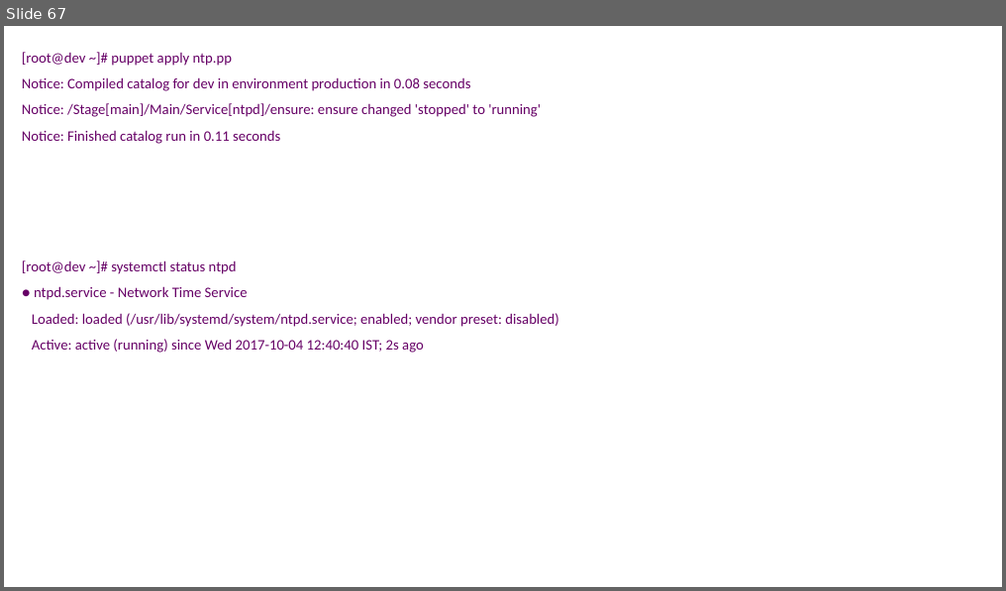
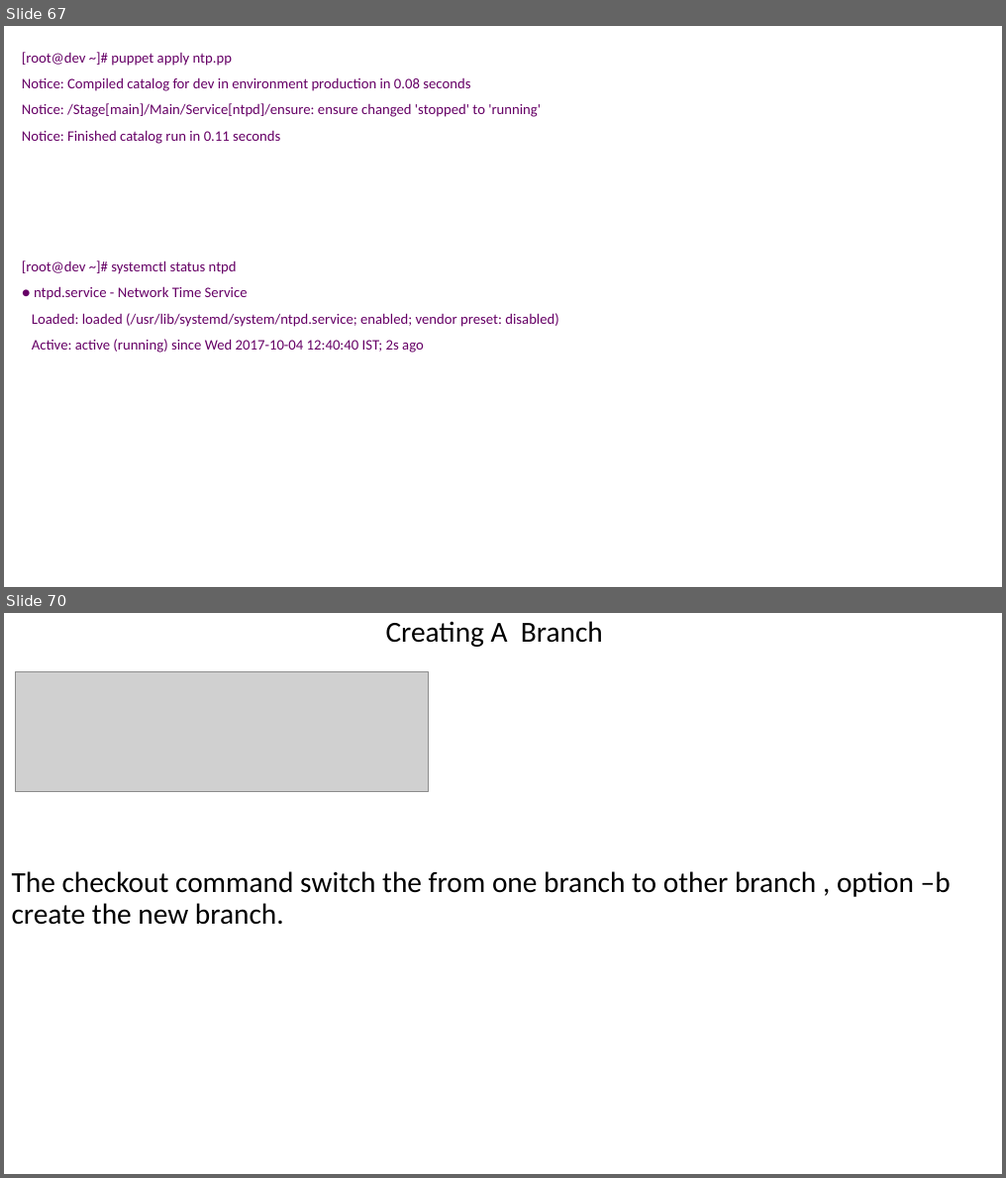
Before and after one commit to devops-cs/code, a slide deck: Jenkins_Container.pptx. Shown one above the other, each under a label of ours: slide 67 before the commit, slides 67 and 70 after it; the slides between them are not shown. The pictures are 1006x591 and 1006x1178 pixels, drawn with LibreOffice and Linux fonts; fonts in the diff are those of the drawing; grey boxes stand for pictures. Boxes give left, top, right and bottom in pixels: in the first picture for what was removed or moved away, otherwise in the second. Text is boxed around its words. In the diff, an @@ line names an element or a change of style, - is before the commit and + after.

```diff
--- a/Jenkins_Container.pptx
+++ b/Jenkins_Container.pptx
@@ slide 70 added at box(4, 613, 1002, 1174), background #FFFFFF @@
@@ text added at box(12, 621, 950, 925), 28 pt, text #000000 @@
+Creating A Branch
+The checkout command switch the from one branch to other branch , option –b create the new branch.
@@ picture added at box(15, 672, 429, 791) @@
```
Also in this commit, not shown: 5 other slides added.
